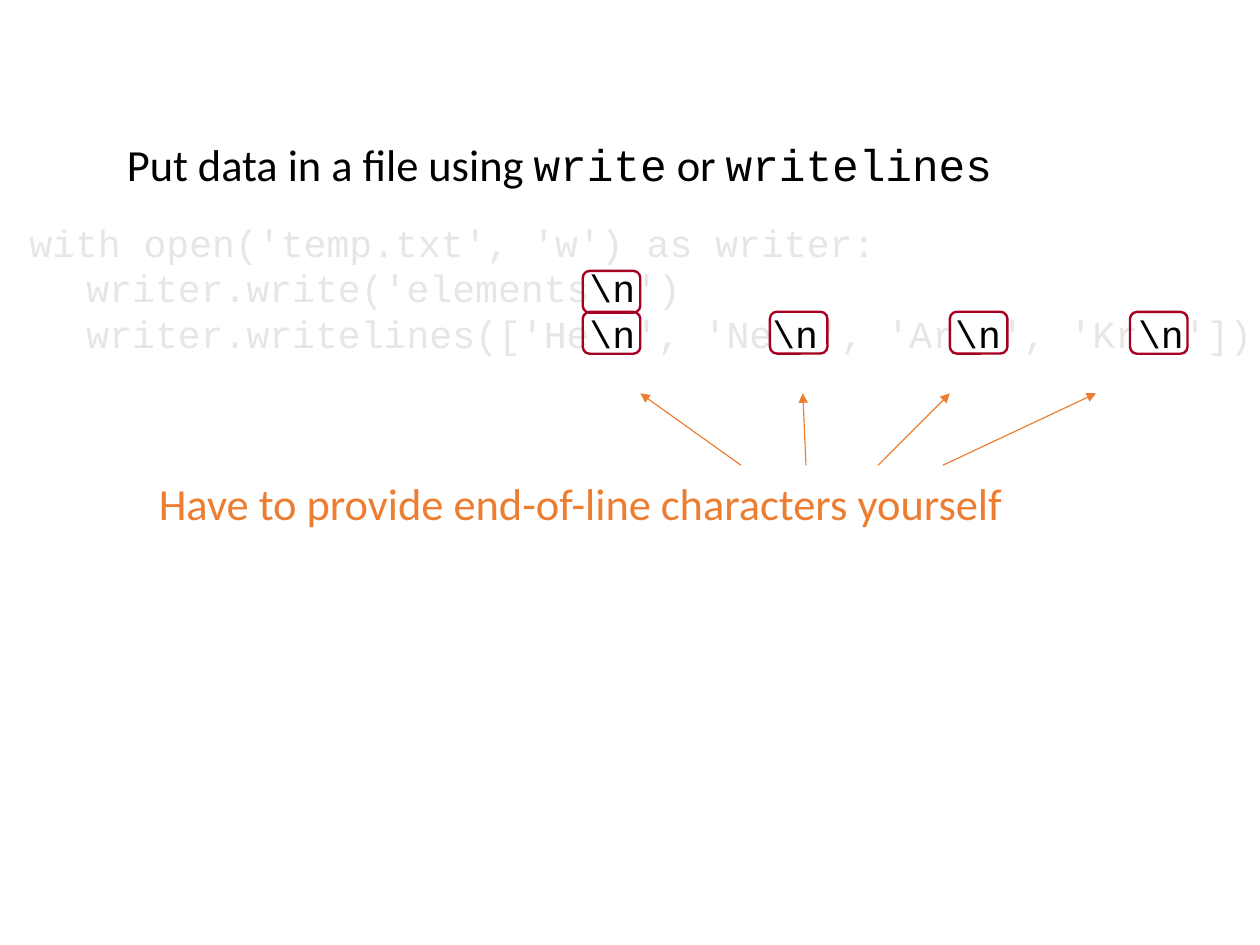
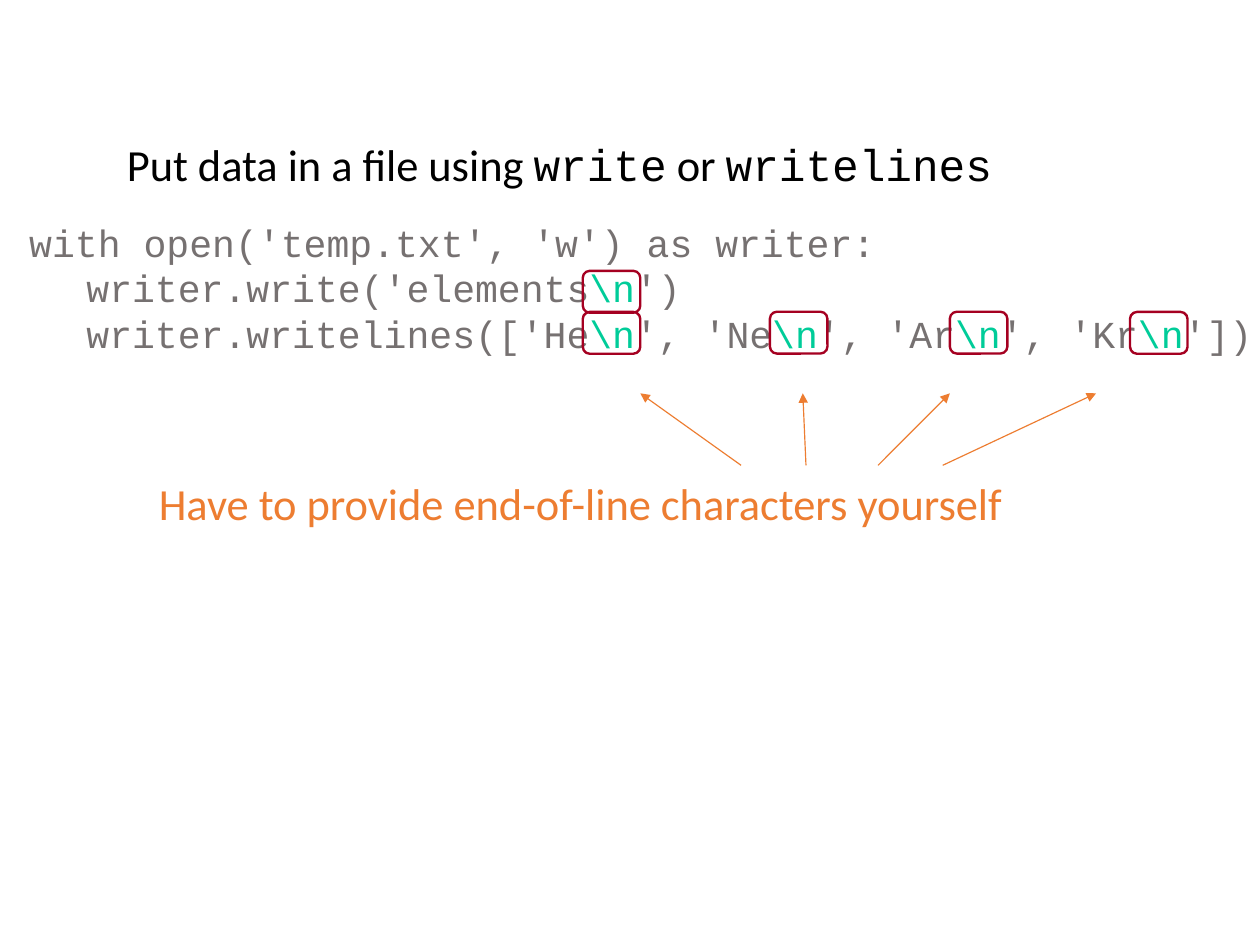
Before and after one commit to ncasuk/ncas-isc, a slide deck: slide 60 of python/presentations/learning_python/06_io.pptx. Drawn at 1260x945 pixels with LibreOffice and Linux fonts; fonts in the diff are those of the drawing; background and template pictures are left out. Boxes give left, top, right and bottom in pixels: in the first picture for what was removed or moved away, otherwise in the second. Text is boxed around its words. In the diff, an @@ line names an element or a change of style, - is before the commit and + after.

```diff
--- a/python/presentations/learning_python/06_io.pptx
+++ b/python/presentations/learning_python/06_io.pptx
@@ text "with open('temp.txt', 'w') as writer:" at [29,229,1252,356]: text colour #E7E6E6 to #767171; text colour #000000 to #00CC99 in "writer.write('elements\n')", "writer.writelines(['He\n', 'Ne\n', 'Ar\n', 'Kr\n'])" @@
```
Also in this commit, not shown: 2 other slides changed, 15 other files.
